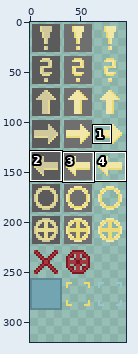
Edited in one commit: sprite sheet (assets/map_tools.png). The picture above shows the old version from afar; the outline marks the close-up.
Close-up. Old version:
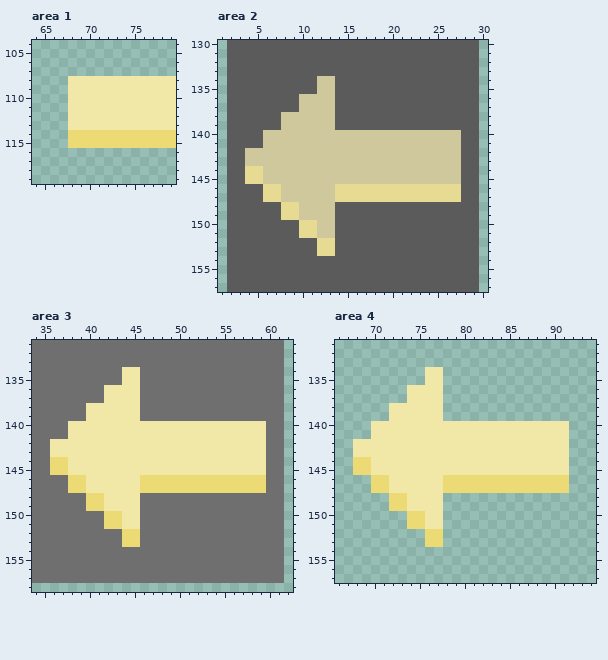
The file is 96x288 pixels. Shown: area 1: x 64..79, y 104..119; area 2: x 1..30, y 130..157; area 3: x 34..62, y 131..158; area 4: x 66..94, y 131..157. The old version is drawn lined up with the new one, on the new canvas. The commit also changed other parts of the picture, which this record leaves out.
After the commit:
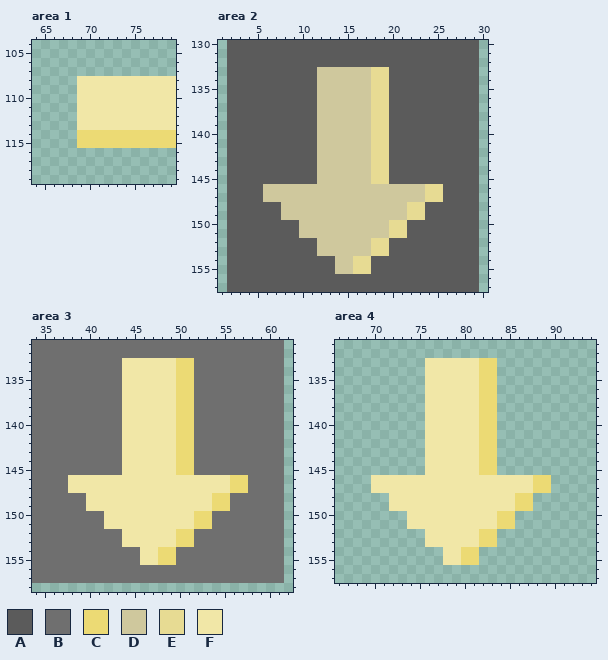
Palette (. is transparent): A #5b5b5b  B #6f6f6f  C #ecda74  D #cfc89d  E #e7db93  F #f1e7a7
Difference:
canvas 96x288 -> 96x320
Area 1:
y 108..113: x 68 F -> .
y 114..115: x 68 C -> .
Area 2:
y 133: x 12..19 AAAAAAAA -> DDDDDDEE
y 134..135: x 14..19 AAAAAA -> DDDDEE
y 136..137: x 10..11 DD -> AA; x 14..19 AAAAAA -> DDDDEE
y 138..139: x 8..11 DDDD -> AAAA; x 14..19 AAAAAA -> DDDDEE
y 140..141: x 6..11 DDDDDD -> AAAAAA; x 18..27 DDDDDDDDDD -> EEAAAAAAAA
y 142..143: x 4..11 DDDDDDDD -> AAAAAAAA; x 18..27 DDDDDDDDDD -> EEAAAAAAAA
y 144..145: x 4..11 EEDDDDDD -> AAAAAAAA; x 18..27 DDDDDDDDDD -> EEAAAAAAAA
y 146..147: x 6..7 EE -> DD; x 14..23 EEEEEEEEEE -> DDDDDDDDDD; x 26..27 EE -> AA
y 148..149: x 8..9 EE -> DD; x 14..23 AAAAAAAAAA -> DDDDDDDDEE
y 150..151: x 10..11 EE -> DD; x 14..21 AAAAAAAA -> DDDDDDEE
y 152..153: x 12..19 EEAAAAAA -> DDDDDDEE
y 154..155: x 14..17 AAAA -> DDEE
Area 3:
y 133: x 44..51 BBBBBBBB -> FFFFFFCC
y 134..135: x 46..51 BBBBBB -> FFFFCC
y 136..137: x 42..43 FF -> BB; x 46..51 BBBBBB -> FFFFCC
y 138..139: x 40..43 FFFF -> BBBB; x 46..51 BBBBBB -> FFFFCC
y 140..141: x 38..43 FFFFFF -> BBBBBB; x 50..59 FFFFFFFFFF -> CCBBBBBBBB
y 142..143: x 36..43 FFFFFFFF -> BBBBBBBB; x 50..59 FFFFFFFFFF -> CCBBBBBBBB
y 144..145: x 36..43 CCFFFFFF -> BBBBBBBB; x 50..59 FFFFFFFFFF -> CCBBBBBBBB
y 146..147: x 38..39 CC -> FF; x 46..55 CCCCCCCCCC -> FFFFFFFFFF; x 58..59 CC -> BB
y 148..149: x 40..41 CC -> FF; x 46..55 BBBBBBBBBB -> FFFFFFFFCC
y 150..151: x 42..43 CC -> FF; x 46..53 BBBBBBBB -> FFFFFFCC
y 152..153: x 44..51 CCBBBBBB -> FFFFFFCC
y 154..155: x 46..49 BBBB -> FFCC
Area 4:
y 133: x 76..83 ........ -> FFFFFFCC
y 134..135: x 78..83 ...... -> FFFFCC
y 136..137: x 74..75 FF -> ..; x 78..83 ...... -> FFFFCC
y 138..139: x 72..75 FFFF -> ....; x 78..83 ...... -> FFFFCC
y 140..141: x 70..75 FFFFFF -> ......; x 82..91 FFFFFFFFFF -> CC........
y 142..143: x 68..75 FFFFFFFF -> ........; x 82..91 FFFFFFFFFF -> CC........
y 144..145: x 68..75 CCFFFFFF -> ........; x 82..91 FFFFFFFFFF -> CC........
y 146..147: x 70..71 CC -> FF; x 78..87 CCCCCCCCCC -> FFFFFFFFFF; x 90..91 CC -> ..
y 148..149: x 72..73 CC -> FF; x 78..87 .......... -> FFFFFFFFCC
y 150..151: x 74..75 CC -> FF; x 78..85 ........ -> FFFFFFCC
y 152..153: x 76..83 CC...... -> FFFFFFCC
y 154..155: x 78..81 .... -> FFCC
Where, in picture pixels (left, top, right, bottom), the same in both close-ups:
erased: (68, 76, 77, 148)
changed: (245, 67, 461, 274)
changed: (50, 358, 266, 565)
changed: (353, 358, 569, 565)
